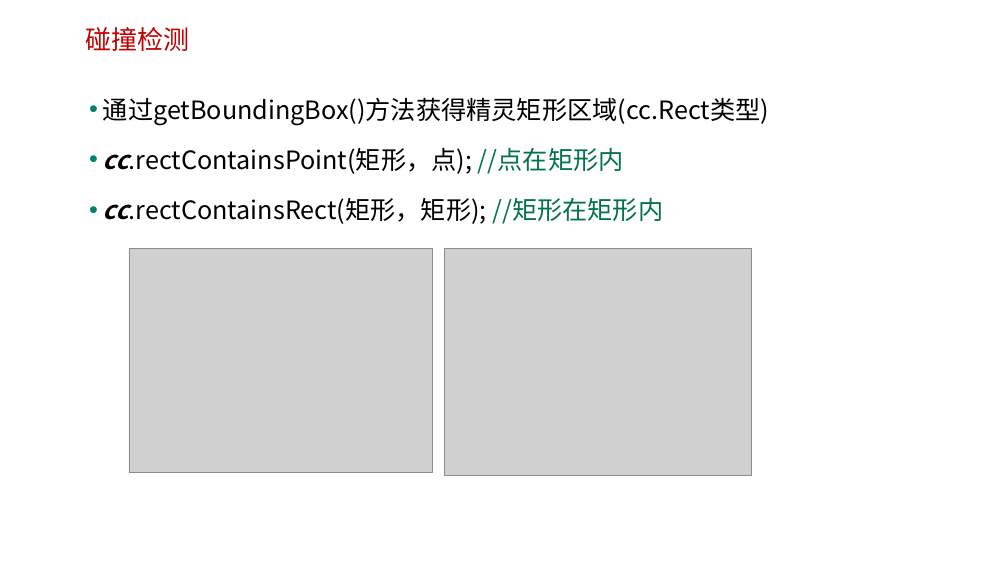
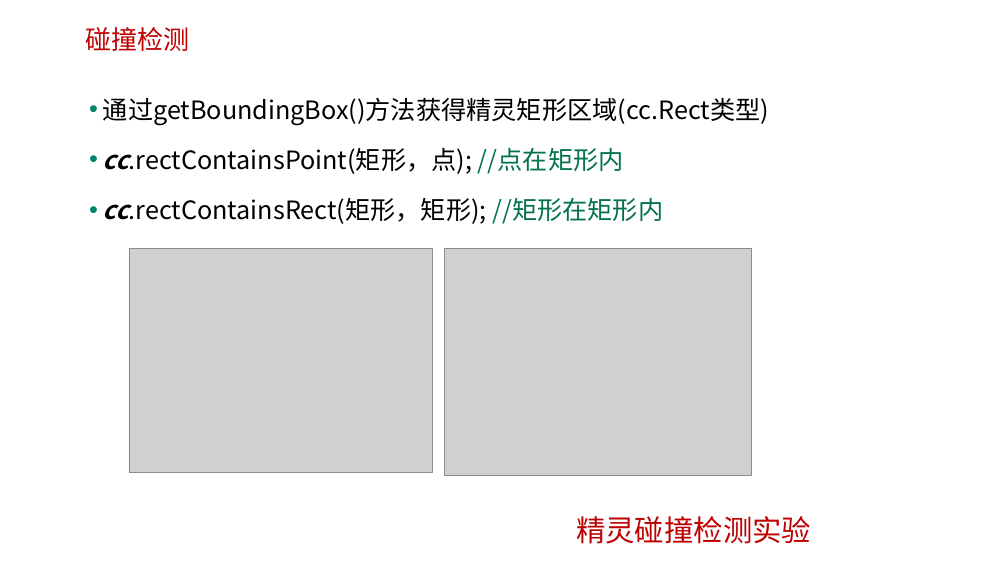
Before and after one commit to edu2act/course-H5-Animation-and-Game-Development, a slide deck: slide 7 of 课程PPT/（09）精灵.ppt. Drawn at 1008x567 pixels with LibreOffice and Linux fonts; fonts in the diff are those of the drawing; grey boxes stand for pictures; background and template pictures are left out. Boxes give left, top, right and bottom in pixels: in the first picture for what was removed or moved away, otherwise in the second. Text is boxed around its words. In the diff, an @@ line names an element or a change of style, - is before the commit and + after.

```diff
--- a/课程PPT/（09）精灵.ppt
+++ b/课程PPT/（09）精灵.ppt
@@ text added at [576, 516, 811, 544], 28 pt, text #BF0000 @@
+精灵碰撞检测实验
```
Also in this commit, not shown: 1 other slide changed, 28 other files.
